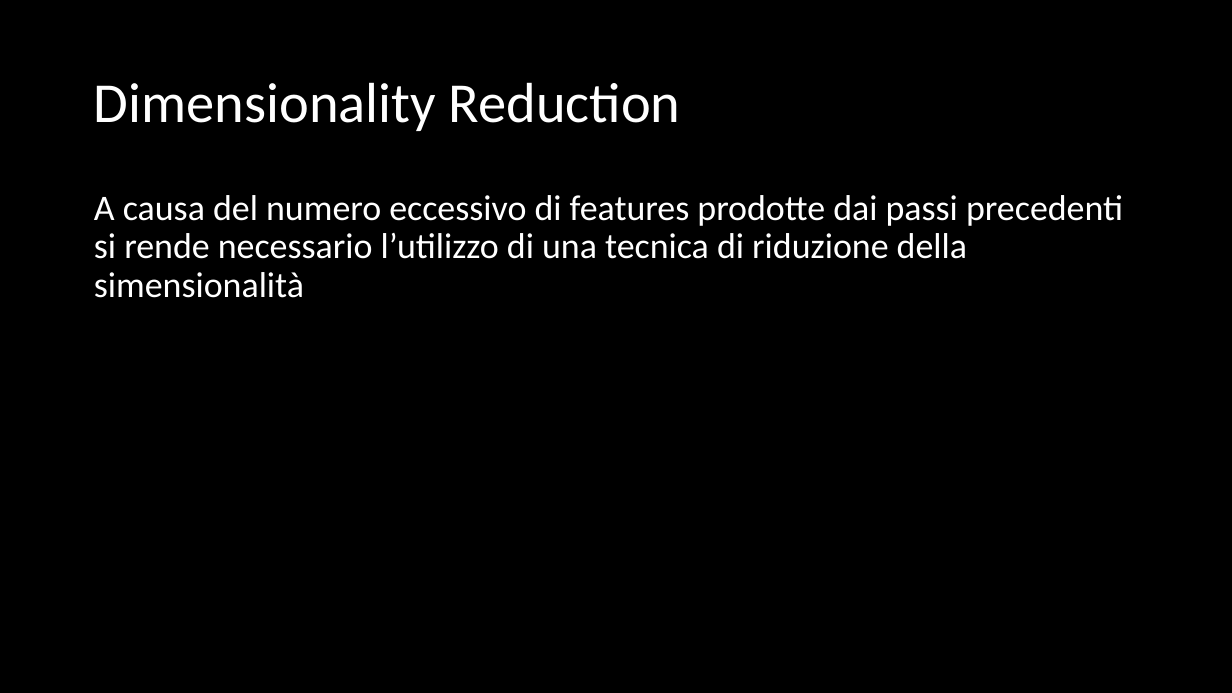
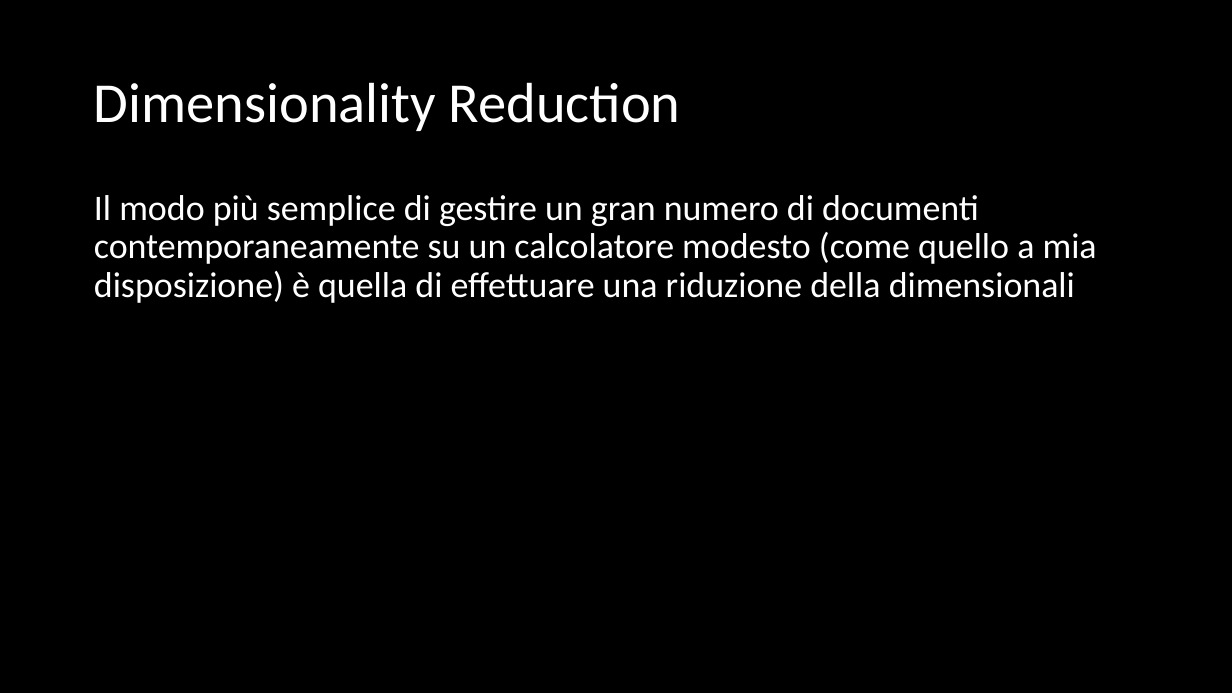
Before and after one commit to unipi-fr/LargeScaleMultiStructureDatabases, a slide deck: slide 6 of Task2/Documentation/Data Mining/Presentazione Data Mining.pptx. Drawn at 1232x693 pixels with LibreOffice and Linux fonts; fonts in the diff are those of the drawing. Boxes give left, top, right and bottom in pixels: in the first picture for what was removed or moved away, otherwise in the second. Text is boxed around its words. In the diff, an @@ line names an element or a change of style, - is before the commit and + after.

```diff
--- a/Task2/Documentation/Data Mining/Presentazione Data Mining.pptx
+++ b/Task2/Documentation/Data Mining/Presentazione Data Mining.pptx
@@ text at (x1=94, y1=195, x2=1097, y2=303): text changed @@
-A causa del numero eccessivo di features prodotte dai passi precedenti si rende necessario l’utilizzo di una tecnica di riduzione della simensionalità
+Il modo più semplice di gestire un gran numero di documenti contemporaneamente su un calcolatore modesto (come quello a mia disposizione) è quella di effettuare una riduzione della dimensionali
```
Also in this commit, not shown: 22 other files.
